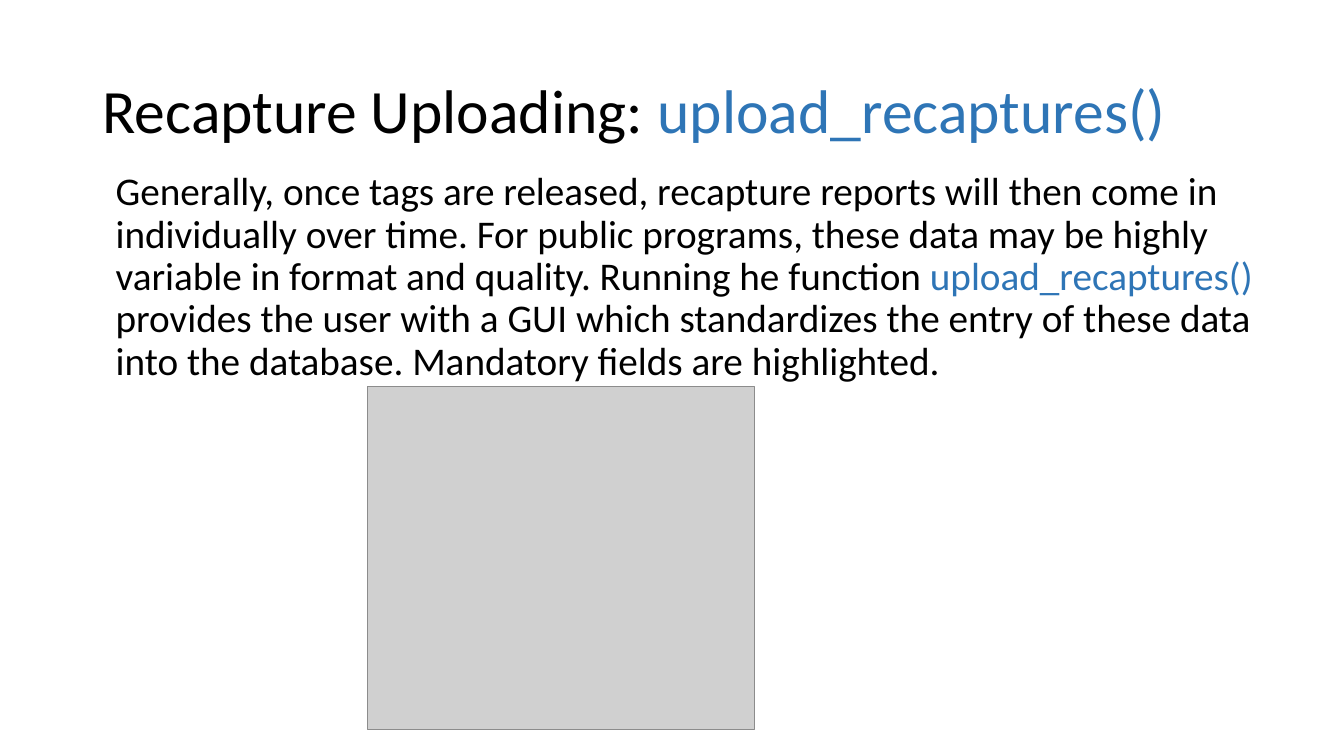
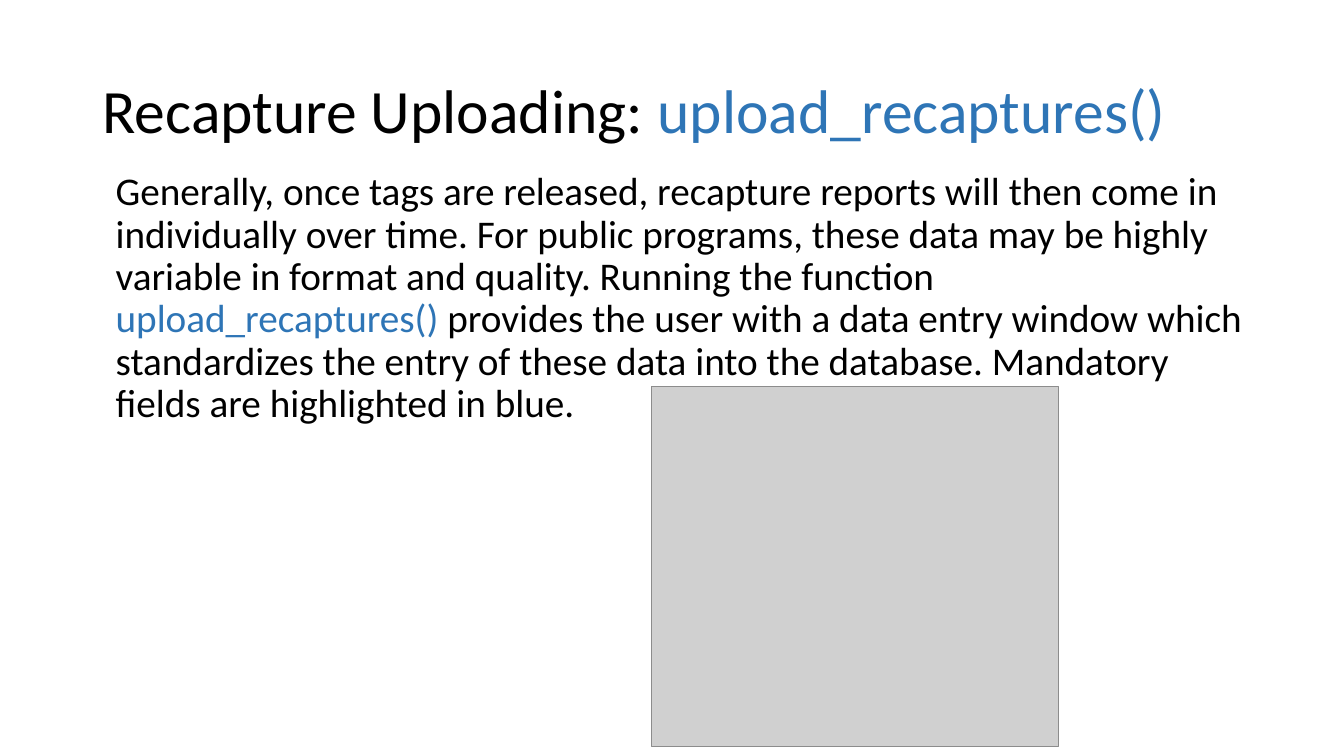
Before and after one commit to LobsterScience/LobTag2, a slide deck: slide 17 of data/user_guide.pptx. Drawn at 1344x756 pixels with LibreOffice and Linux fonts; fonts in the diff are those of the drawing; grey boxes stand for pictures. Boxes give left, top, right and bottom in pixels: in the first picture for what was removed or moved away, otherwise in the second. Text is boxed around its words. In the diff, an @@ line names an element or a change of style, - is before the commit and + after.

Commit message:
typo fixed, user guide updated

```diff
--- a/data/user_guide.pptx
+++ b/data/user_guide.pptx
@@ text at (116,177,1242,424): text changed @@
-Generally, once tags are released, recapture reports will then come in individually over time. For public programs, these data may be highly variable in format and quality. Running he function upload_recaptures() provides the user with a GUI which standardizes the entry of these data into the database. Mandatory fields are highlighted.
+Generally, once tags are released, recapture reports will then come in individually over time. For public programs, these data may be highly variable in format and quality. Running the function upload_recaptures() provides the user with a data entry window which standardizes the entry of these data into the database. Mandatory fields are highlighted in blue.
@@ picture: place and size @@
-picture at (367,387,754,730)
+picture at (651,387,1059,747)
```
Also in this commit, not shown: 3 other slides changed, 1 other file.
